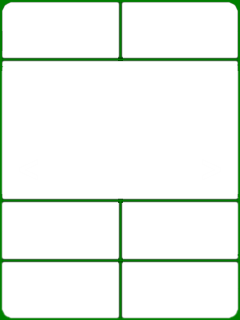
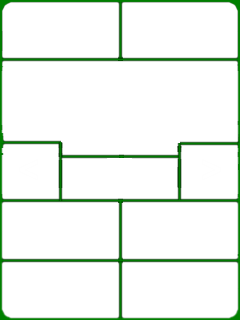
Before/after of a 240 × 320 layered artwork. What changed in the layer stack:
painted on "occ_editor_background.png" over [1, 121, 240, 201]
removed layer "unit_arrows" over [58, 159, 182, 181]
